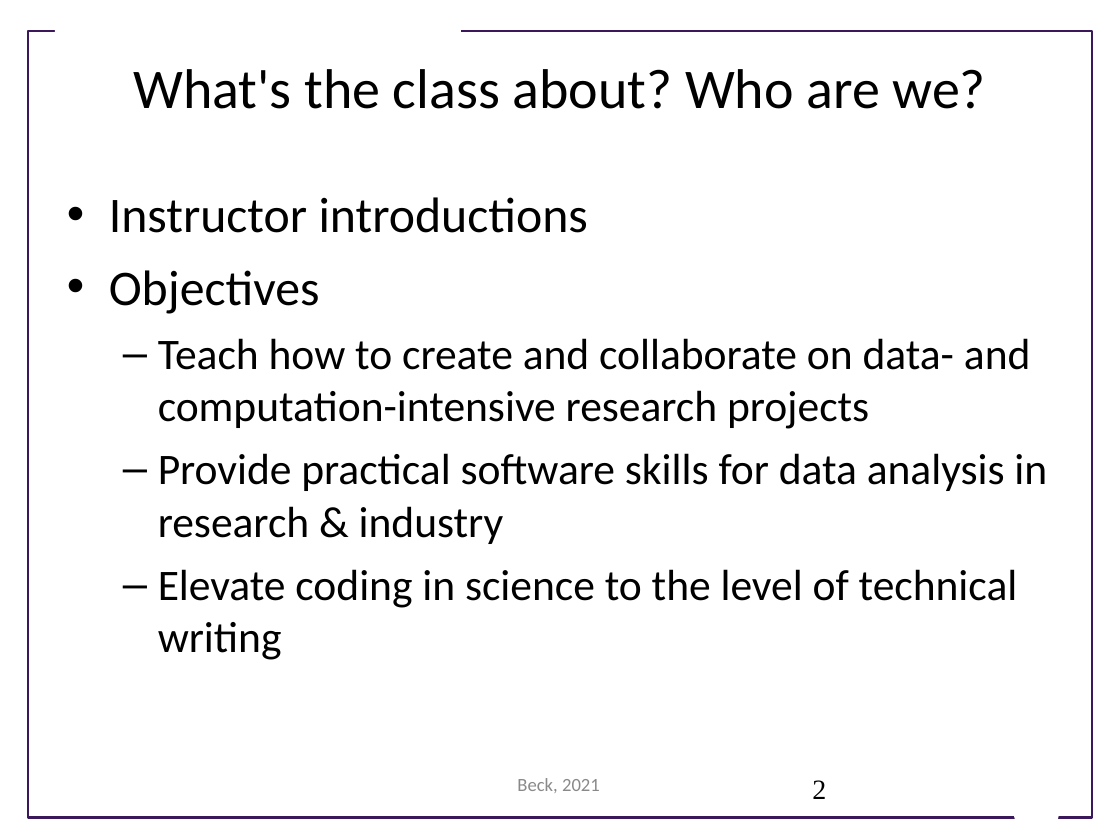
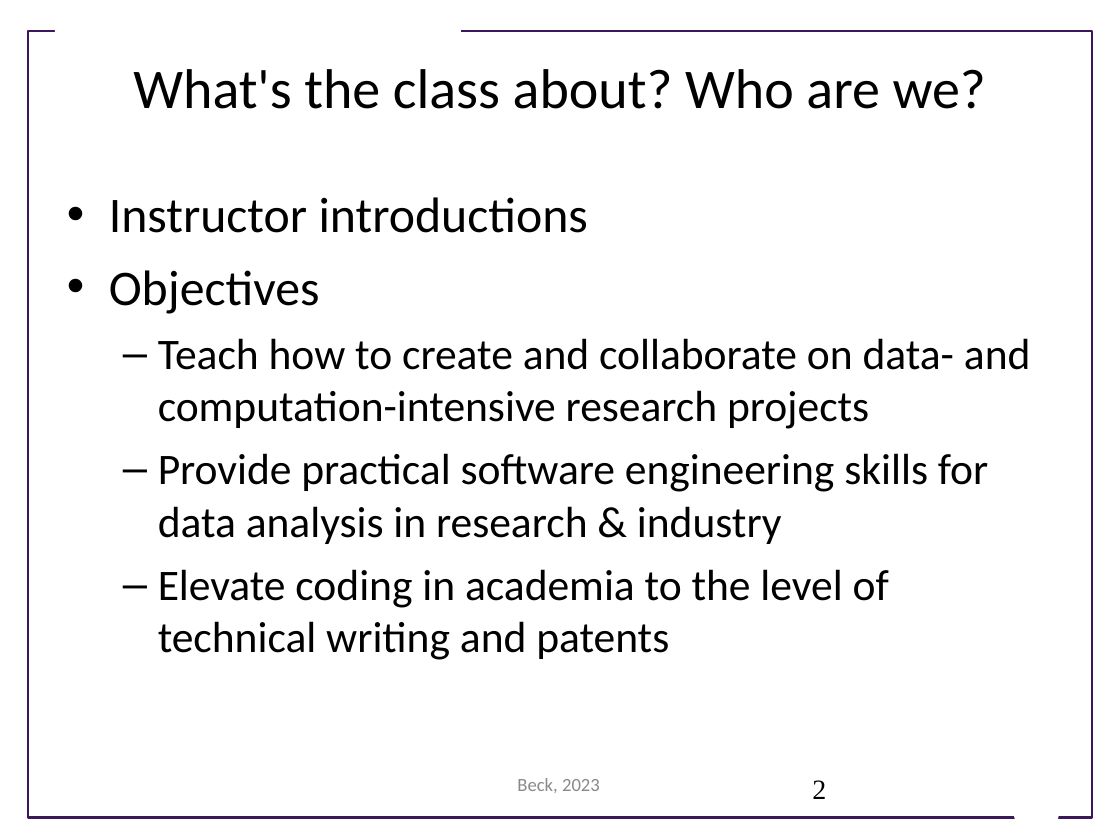
Before and after one commit to UWSEDS/LectureNotes, a slide deck: slide 2 of week_1/Course Introduction.pptx. Drawn at 1120x840 pixels with LibreOffice and Linux fonts; fonts in the diff are those of the drawing; background and template pictures are left out. Boxes give left, top, right and bottom in pixels: in the first picture for what was removed or moved away, otherwise in the second. Text is boxed around its words. In the diff, an @@ line names an element or a change of style, - is before the commit and + after.

```diff
--- a/week_1/Course Introduction.pptx
+++ b/week_1/Course Introduction.pptx
@@ text at bbox=[158, 453, 988, 660]: text changed @@
-  – Provide practical software skills for data analysis in research & industry
-  – Elevate coding in science to the level of technical writing
+  – Provide practical software engineering skills for data analysis in research & industry
+  – Elevate coding in academia to the level of technical writing and patents
@@ text at bbox=[517, 778, 600, 793]: text changed @@
-Beck, 2021
+Beck, 2023
```
Also in this commit, not shown: 12 other slides changed.
